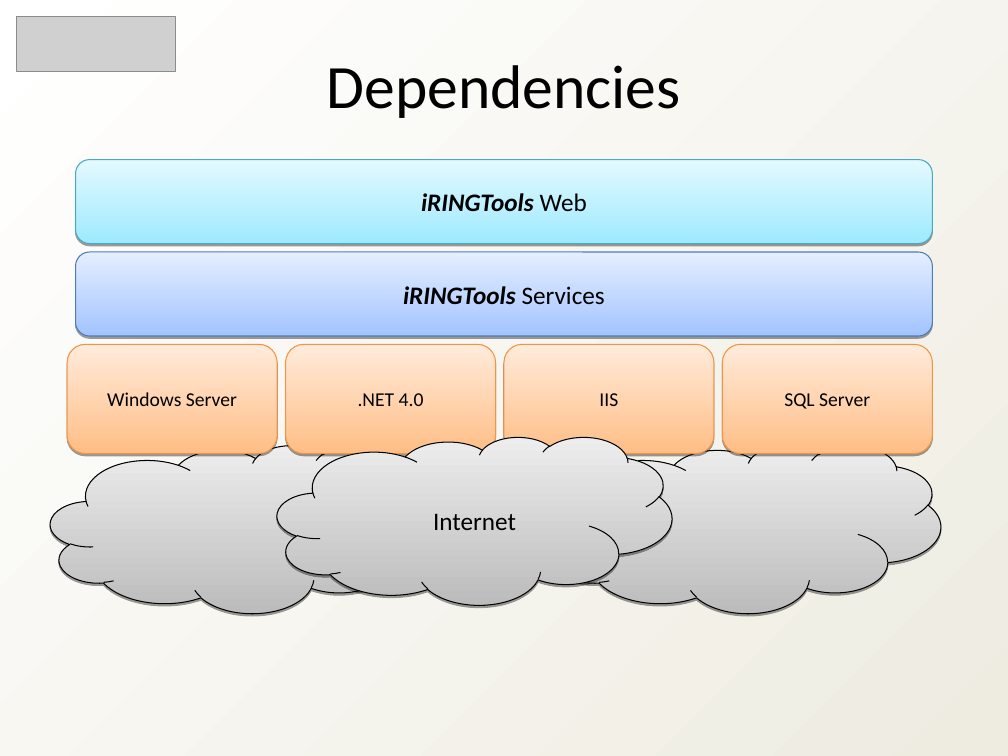
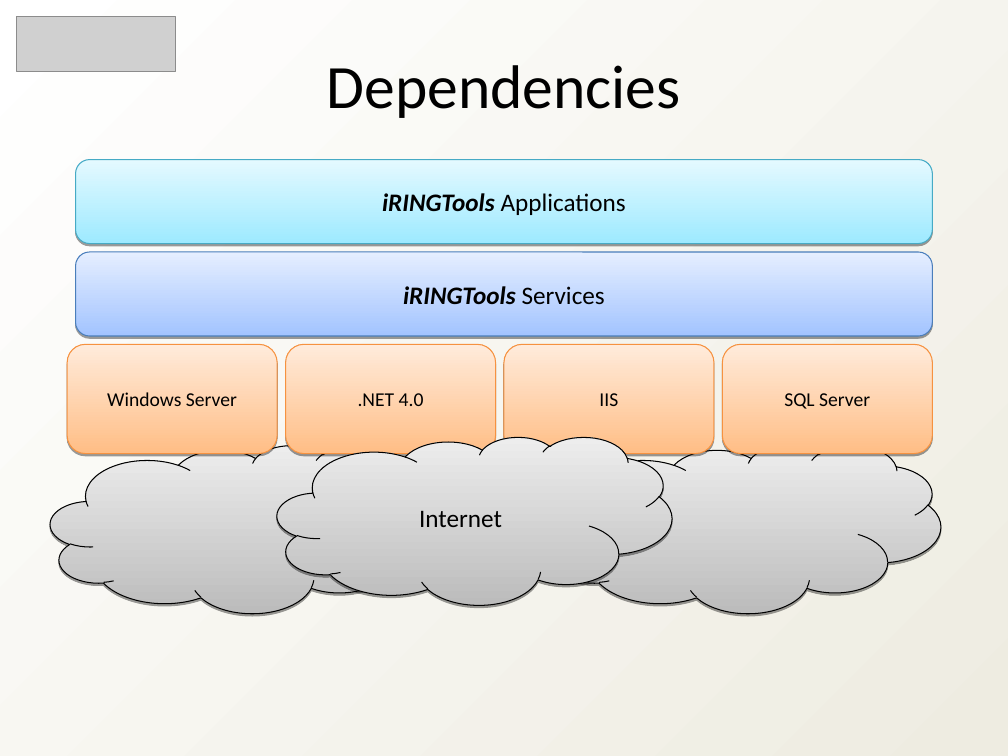
Before and after one commit to heyena/iring-tools, a slide deck: slide 5 of trunk/Documentation/iRINGTools_Overview_v2.1.0.ppt. Drawn at 1008x756 pixels with LibreOffice and Linux fonts; fonts in the diff are those of the drawing; grey boxes stand for pictures. Boxes give left, top, right and bottom in pixels: in the first picture for what was removed or moved away, otherwise in the second. Text is boxed around its words. In the diff, an @@ line names an element or a change of style, - is before the commit and + after.

```diff
--- a/trunk/Documentation/iRINGTools_Overview_v2.1.0.ppt
+++ b/trunk/Documentation/iRINGTools_Overview_v2.1.0.ppt
@@ text in rounded rectangle at [382,193,626,215]: text changed; bold off; italic off @@
-iRINGTools Web
+iRINGTools Applications
@@ outline redrawn in 3 elements at [277,436,672,605], [50,446,446,614], [546,446,941,614] @@
```
Also in this commit, not shown: 12 other slides changed, 4 slides added, 1 slide removed.
